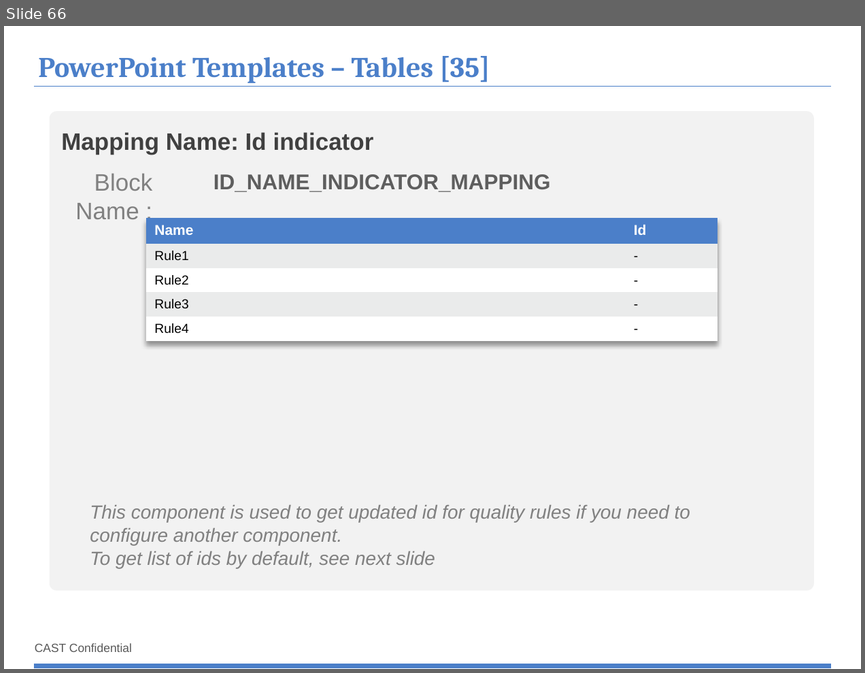
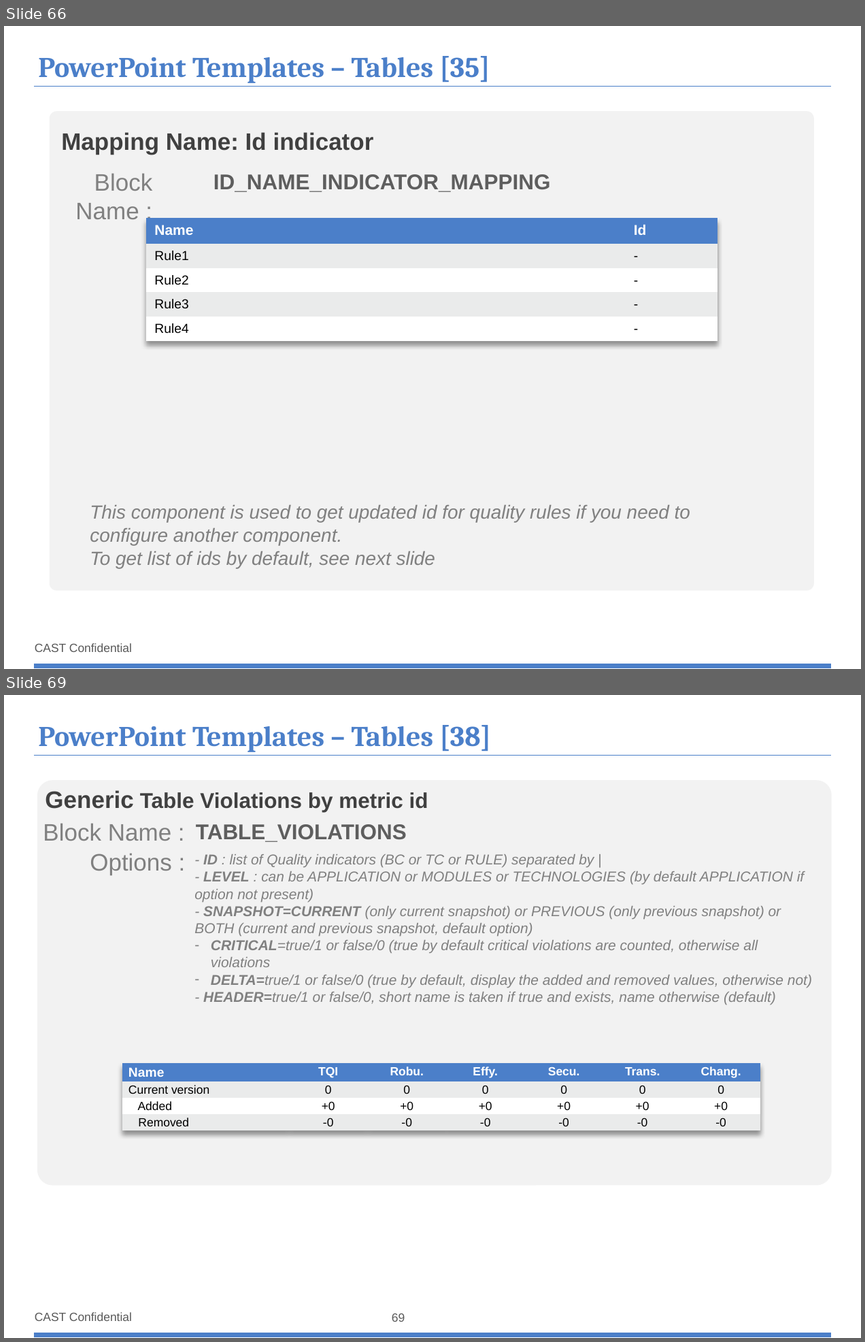
Before and after one commit to CAST-projects/ReportGenerator, a slide deck: CastReporting.Reporting/TemplatesFiles/1- Powerpoint-components-library.pptx. Shown one above the other, each under a label of ours: slide 66 before the commit, slides 66 and 69 after it; the slides between them are not shown. The pictures are 865x673 and 865x1342 pixels, drawn with LibreOffice and Linux fonts; fonts in the diff are those of the drawing; background and template pictures are left out. Boxes give left, top, right and bottom in pixels: in the first picture for what was removed or moved away, otherwise in the second. Text is boxed around its words. In the diff, an @@ line names an element or a change of style, - is before the commit and + after.

Commit message:
REPORTGEN-152 : update library templates

```diff
--- a/CastReporting.Reporting/TemplatesFiles/1- Powerpoint-components-library.pptx
+++ b/CastReporting.Reporting/TemplatesFiles/1- Powerpoint-components-library.pptx
@@ slide 69 added at [4,695,861,1338], background #FFFFFF; not listed: 3 template elements that a slide beside it also shows @@
@@ title added at [38,725,491,752], 24 pt, text #4B7FC9, bold @@
+PowerPoint Templates – Tables [38]
@@ rounded rectangle added at [37,780,832,1184], fill #F2F2F2 @@
@@ text added at [45,790,428,812], 18 pt, text #404040, bold @@
+Generic Table Violations by metric id
@@ text added at [43,823,171,841], 20 pt, text #808080 @@
+Block Name :
@@ text added at [196,824,407,842], 18 pt, text #5E5E5E, bold @@
+TABLE_VIOLATIONS
@@ text added at [90,853,172,875], 20 pt, text #808080 @@
+Options :
@@ text added at [194,854,812,1004], 12 pt, text #808080, italic @@
+- ID : list of Quality indicators (BC or TC or RULE) separated by |
+- LEVEL : can be APPLICATION or MODULES or TECHNOLOGIES (by default APPLICATION if option not present)
+- SNAPSHOT=CURRENT (only current snapshot) or PREVIOUS (only previous snapshot) or BOTH (current and previous snapshot, default option)
+– CRITICAL=true/1 or false/0 (true by default critical violations are counted, otherwise all violations
+– DELTA=true/1 or false/0 (true by default, display the added and removed values, otherwise not)
+- HEADER=true/1 or false/0, short name is taken if true and exists, name otherwise (default)
@@ table added at [122,1064,762,1131], 4 rows, 7 columns @@
+Name | TQI | Robu. | Effy. | Secu. | Trans. | Chang.
+Current version | 0 | 0 | 0 | 0 | 0 | 0
+Added | +0 | +0 | +0 | +0 | +0 | +0
+Removed | -0 | -0 | -0 | -0 | -0 | -0
@@ page number added at [392,1313,405,1321], 10 pt, text #595959 @@
+69
```
Also in this commit, not shown: 5 slides changed, 2 other files.
